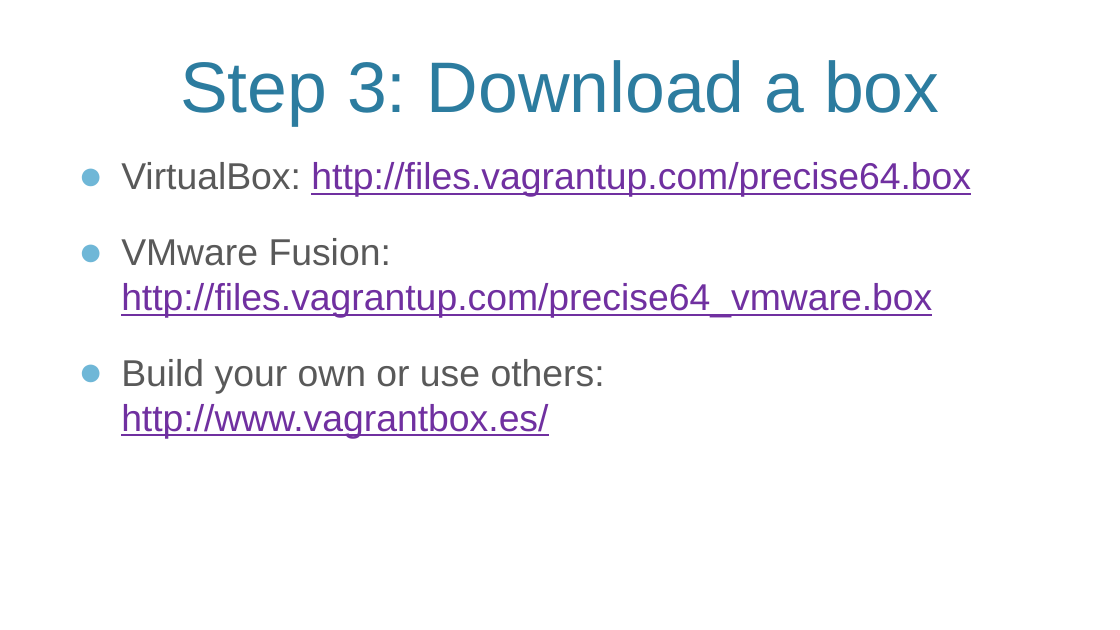
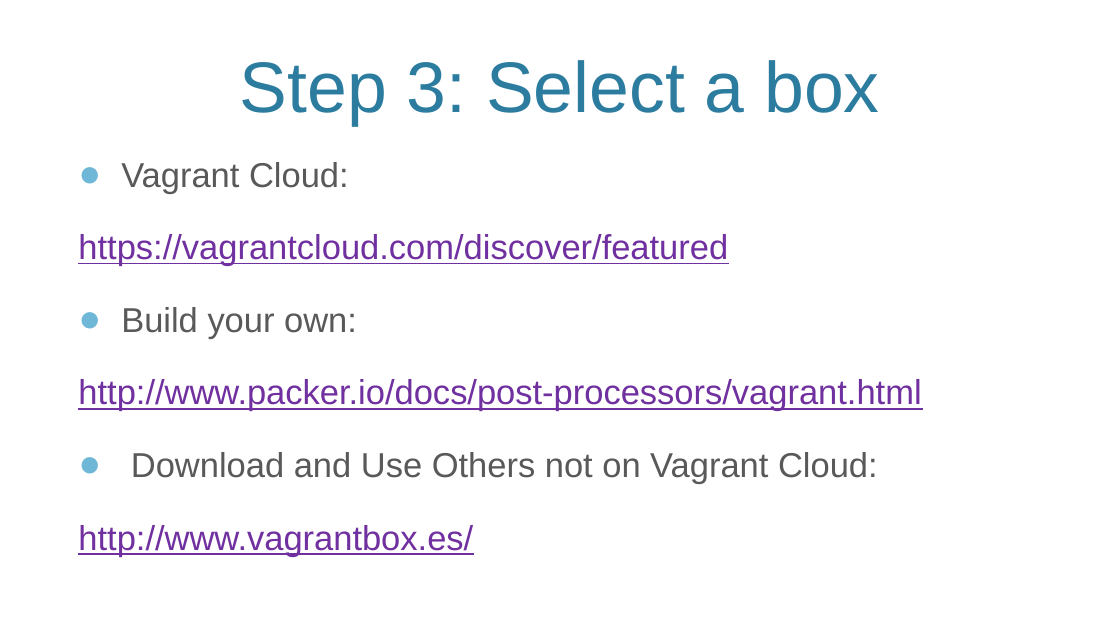
Before and after one commit to VMTrooper/VagrantBrownBag, a slide deck: slide 5 of Vagrant.pptx. Drawn at 1120x630 pixels with LibreOffice and Linux fonts; fonts in the diff are those of the drawing; background and template pictures are left out. Boxes give left, top, right and bottom in pixels: in the first picture for what was removed or moved away, otherwise in the second. Text is boxed around its words. In the diff, an @@ line names an element or a change of style, - is before the commit and + after.

Commit message:
Clean up to match latest Vagrant syntax.  Plus, presentation now en PDF for non-Microsoft folks

```diff
--- a/Vagrant.pptx
+++ b/Vagrant.pptx
@@ title at [240,60,879,126]: text changed @@
-Step 3: Download a box
+Step 3: Select a box
@@ text at [78,162,921,557]: text changed; size 24 to 22.2 pt @@
-● VirtualBox: http://files.vagrantup.com/precise64.box
-● VMware Fusion: http://files.vagrantup.com/precise64_vmware.box
-● Build your own or use others: http://www.vagrantbox.es/
+● Vagrant Cloud:
+https://vagrantcloud.com/discover/featured
+● Build your own:
+http://www.packer.io/docs/post-processors/vagrant.html
+● Download and Use Others not on Vagrant Cloud:
+http://www.vagrantbox.es/
```
Also in this commit, not shown: 8 other slides changed, 1 slide added, 7 other files.
